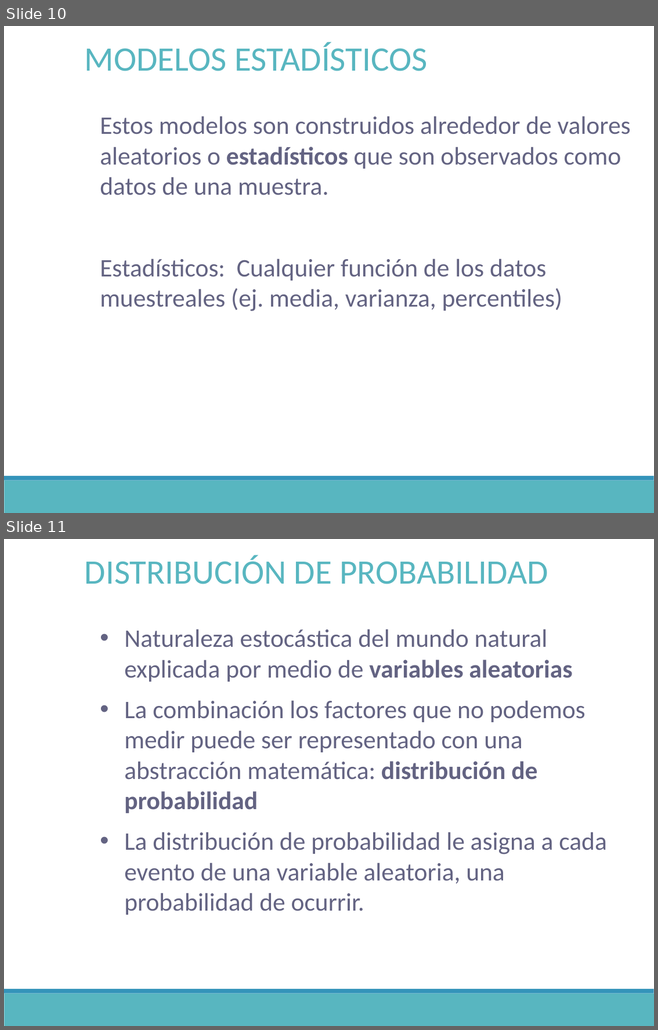
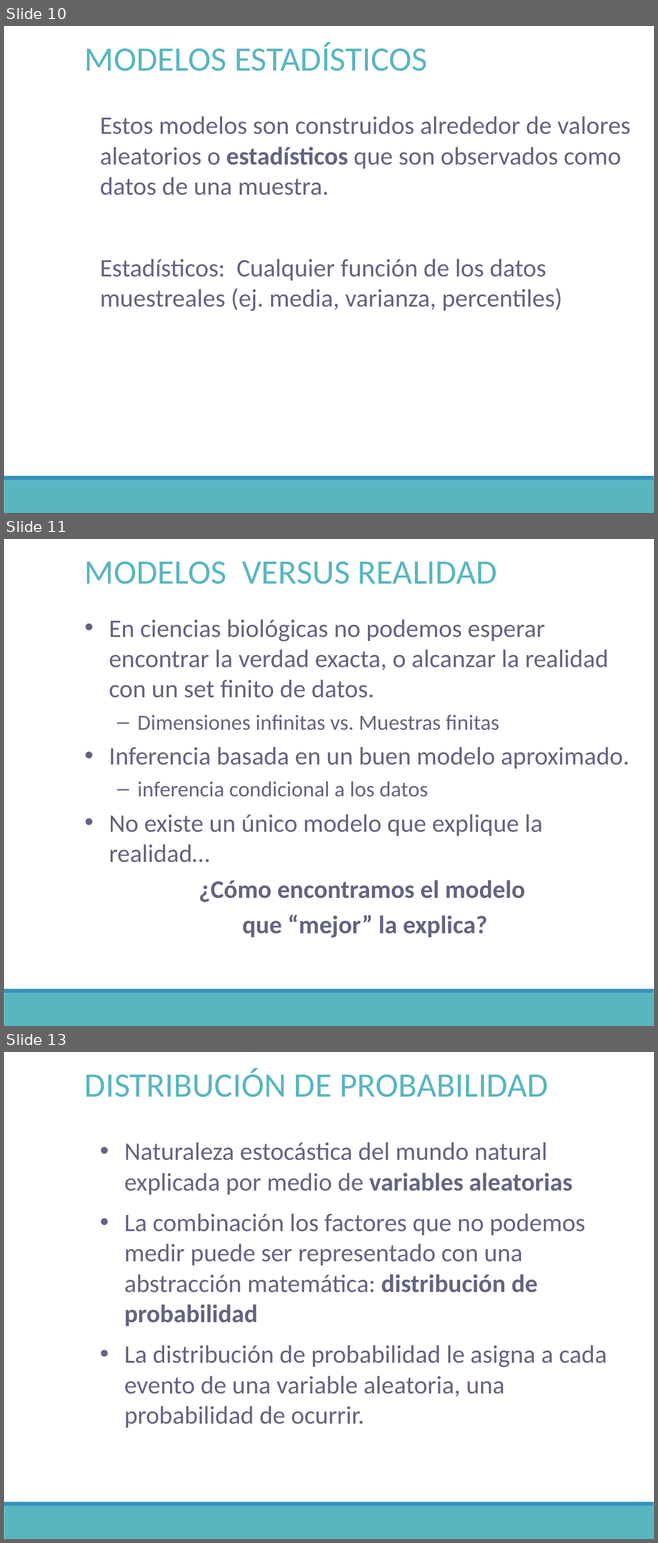
Before and after one commit to DrIgoA/Curso-Ocupacion23, a slide deck: Modulo 2_Occupacion2023.pptx. Shown one above the other, each under a label of ours: slides 10 and 11 before the commit, slides 10, 11 and 13 after it; the slides between them are not shown. The pictures are 658x1030 and 658x1543 pixels, drawn with LibreOffice and Linux fonts; fonts in the diff are those of the drawing. Boxes give left, top, right and bottom in pixels: in the first picture for what was removed or moved away, otherwise in the second. Text is boxed around its words. In the diff, an @@ line names an element or a change of style, - is before the commit and + after.

```diff
--- a/Modulo 2_Occupacion2023.pptx
+++ b/Modulo 2_Occupacion2023.pptx
@@ slide 11 added at (x1=4, y1=539, x2=654, y2=1026), background #FFFFFF; not listed: 2 template elements that a slide beside it also shows @@
@@ text added at (x1=85, y1=561, x2=497, y2=584), 38 pt, text #58B6C0 @@
+MODELOS VERSUS REALIDAD
@@ text added at (x1=109, y1=620, x2=629, y2=938), 28 pt, text #636382 @@
+• En ciencias biológicas no podemos esperar encontrar la verdad exacta, o alcanzar la realidad con un set finito de datos.
+  – Dimensiones infinitas vs. Muestras finitas
+• Inferencia basada en un buen modelo aproximado.
+  – inferencia condicional a los datos
+• No existe un único modelo que explique la realidad…
+¿Cómo encontramos el modelo
+que “mejor” la explica?
@@ what was slide 11 is now slide 13 @@
```
Also in this commit, not shown: 1 other slide added, 2 other files.
